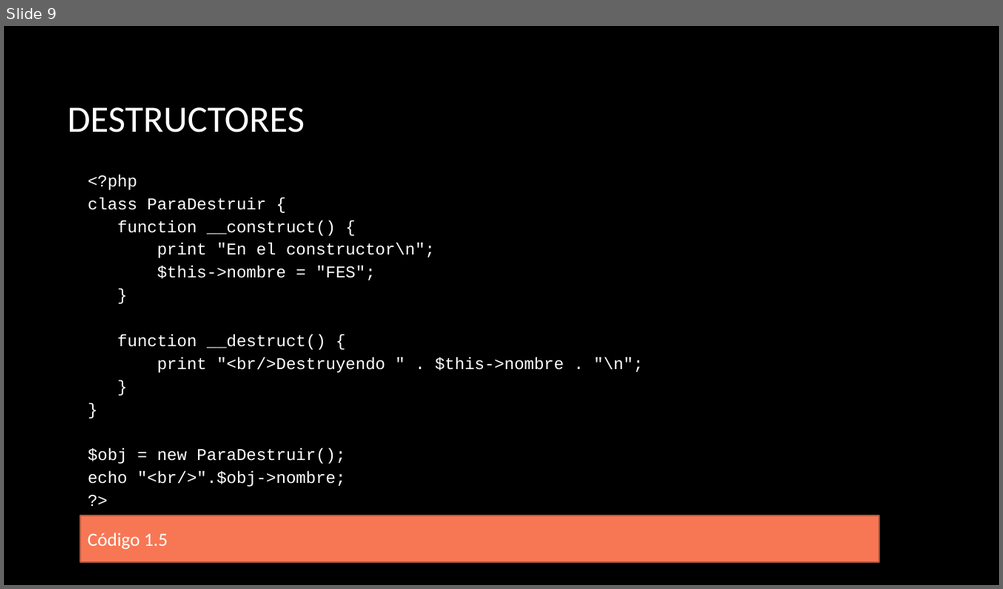
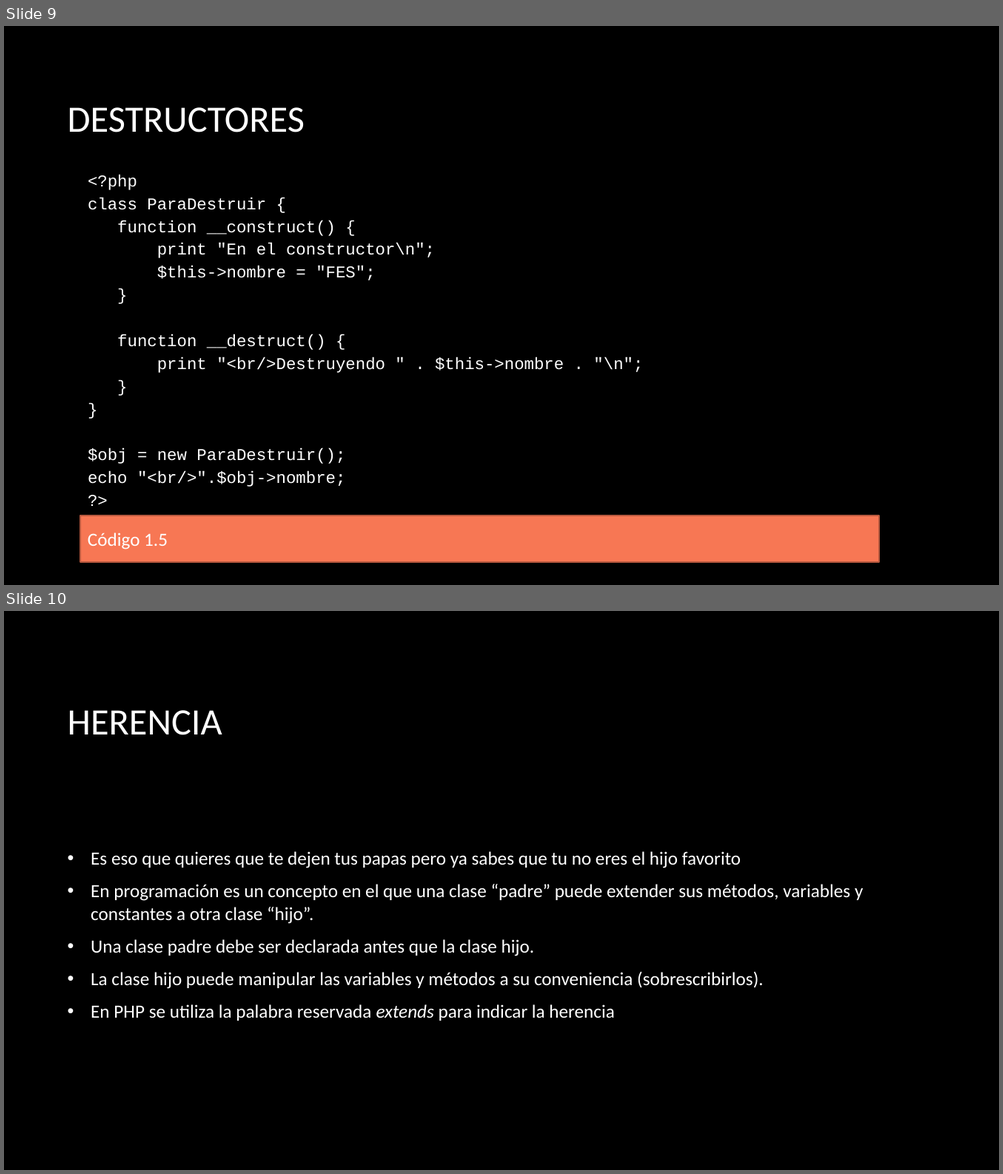
Before and after one commit to erikfer94/fromNoobToMaster, a slide deck: presentaciones/clase_3.pptx. Shown one above the other, each under a label of ours: slide 9 before the commit, slides 9 and 10 after it. The pictures are 1003x589 and 1003x1174 pixels, drawn with LibreOffice and Linux fonts; fonts in the diff are those of the drawing; background and template pictures are left out. Boxes give left, top, right and bottom in pixels: in the first picture for what was removed or moved away, otherwise in the second. Text is boxed around its words. In the diff, an @@ line names an element or a change of style, - is before the commit and + after.

Commit message:
Clase 4

```diff
--- a/presentaciones/clase_3.pptx
+++ b/presentaciones/clase_3.pptx
@@ slide 10 added at (4, 611, 999, 1170), background picture (left out) @@
@@ title added at (68, 710, 222, 735), 36 pt, text #FFFFFF @@
+HERENCIA
@@ text added at (91, 851, 862, 1021), 18 pt, text #FFFFFF @@
+• Es eso que quieres que te dejen tus papas pero ya sabes que tu no eres el hijo favorito
+• En programación es un concepto en el que una clase “padre” puede extender sus métodos, variables y constantes a otra clase “hijo”.
+• Una clase padre debe ser declarada antes que la clase hijo.
+• La clase hijo puede manipular las variables y métodos a su conveniencia (sobrescribirlos).
+• En PHP se utiliza la palabra reservada extends para indicar la herencia
```
Also in this commit, not shown: 20 other slides added, 17 other files.
